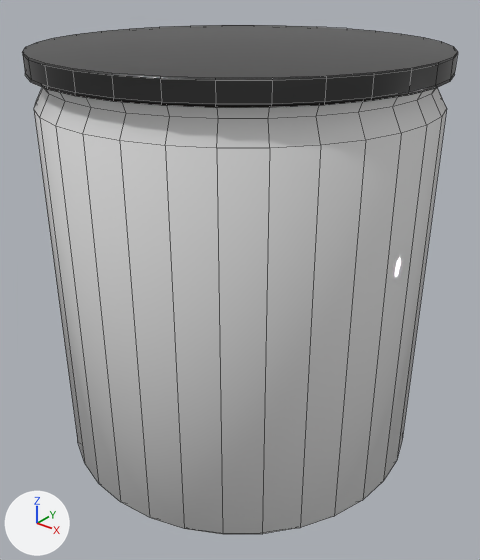
What one commit did to the FBX model Assets/-GameFolder-/Graphics/3DGraphics/Models/RaInbowJar.fbx.
Rendered twice from a 50 mm camera at (2.13, -2.67, 2.63) aimed at (0.04, -0.05, 1.01). The axes (+X, +Y, +Z) are drawn at lower left. The lights are the same throughout. Mesh edges are drawn as thin lines. Where no turn or scale is listed for an object, it has been applied to the vertices.

Names of what the first picture shows: 'Jar', 'Jar Lid'.
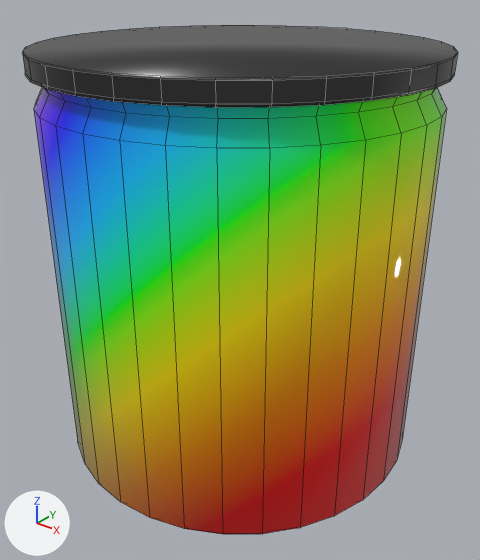
Where the newer file only moved an object's origin or applied its transform, the numbers keep the older frame.

Where the change shows, as pixel boxes [x1, y1, x2, y2] in the pictures (480 x 560 px):
'Jar', surface changed: [34, 87, 447, 534] in both
'Jar Lid', shading changed: [31, 46, 450, 108] in both

The change, as a list of edits to the scene's bpy script:
```text
Add img_jartex_png:
    img_jartex_png = load_image('JarTex.png', '../Textures/Products/JarTex.png', 1024, 1024, 'sRGB')
Change mat_jarmat:
    remove mat_jarmat.base_color = (0.8, 0.8, 0.8)  # white #e7e7e7
    add mat_jarmat.texture = img_jartex_png
Change me_cylinder_001:
    where me_cylinder_001.from_pydata(...)  # 128 vertices, 98 faces; spans x -1.02..1.02, y -1.02..1.02, z -0.05..0.05
    used by ob_jar_lid; location = (0.0, 0.0, 2.202)
    me_cylinder_001 part 1: its shading normals changed
```
